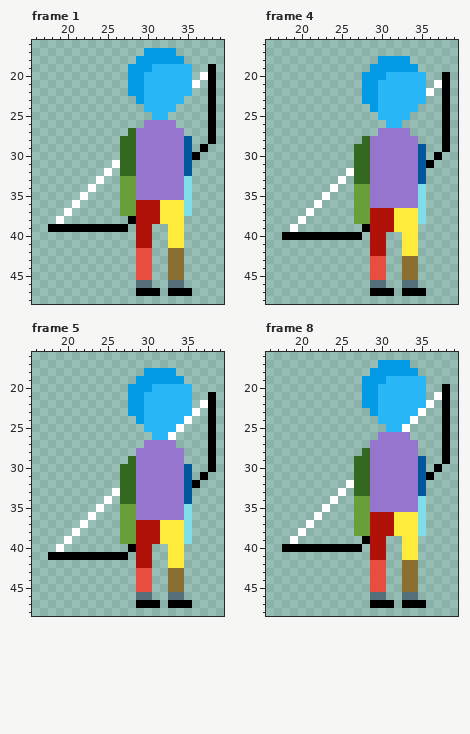
Pixel-art file: Assets/Sprites/Player/Idle/Right/Player_Idle_Right.aseprite. That is the earlier state.
64x64 pixels, 8 frames. Shown: frame 1: x 16..39, y 16..48; frame 4: x 16..39, y 16..48; frame 5: x 16..39, y 16..48; frame 8: x 16..39, y 16..48. The commit also changed other frames, which this record leaves out.
After:
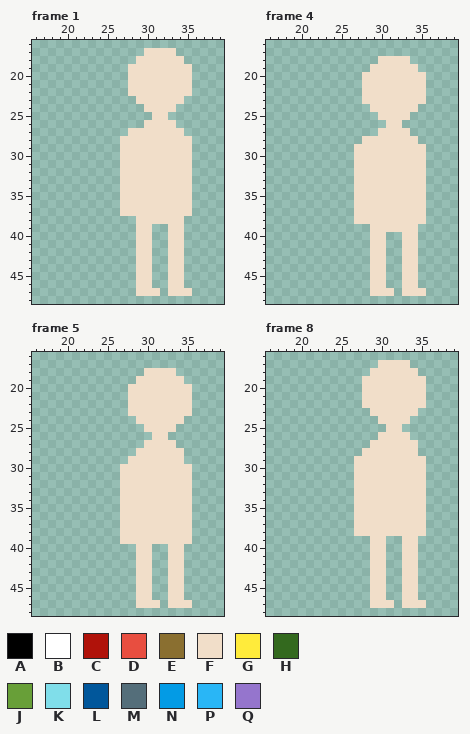
Palette (. is transparent): A #000000  B #ffffff  C #b0120a  D #e84e40  E #8a6f30  F #f1dec9  G #ffeb3b  H #33691e  J #689f38  K #80deea  L #01579b  M #546e7a  N #039be5  P #29b6f6  Q #9575cd
Changes in this commit:
layer "Bow" now hidden
layer "Player (Flat)" now hidden
layer "Body_Light" added
--- frame 1
@@ x 16..39 @@
 16 ........................
-17 ..............NNNN......
-18 .............NNNNNN.....
-19 ............NNNPPPPP..A.
-20 ............NNPPPPPP.BA.
-21 ............NNPPPPPPB.A.
-22 ............NNPPPPPP..A.
-23 .............NPPPPP...A.
-24 ..............PPPP....A.
-25 ...............PP.....A.
-26 ..............QQQQ....A.
-27 ............HQQQQQQ...A.
-28 ...........HHQQQQQQL..A.
-29 ...........HHQQQQQQL.A..
-30 ...........HHQQQQQQLA...
-31 ..........BHHQQQQQQL....
-32 .........B.HHQQQQQQL....
-33 ........B..JJQQQQQQK....
-34 .......B...JJQQQQQQK....
-35 ......B....JJQQQQQQK....
-36 .....B.....JJCCCGGGK....
-37 ....B......JJCCCGGGK....
-38 ...B........ACCCGGG.....
-39 ..AAAAAAAAAA.CC..GG.....
-40 .............CC..GG.....
-41 .............CC..GG.....
-42 .............DD..EE.....
-43 .............DD..EE.....
-44 .............DD..EE.....
-45 .............DD..EE.....
-46 .............MM..MM.....
-47 .............AAA.AAA....
+17 ..............FFFF......
+18 .............FFFFFF.....
+19 ............FFFFFFFF....
+20 ............FFFFFFFF....
+21 ............FFFFFFFF....
+22 ............FFFFFFFF....
+23 .............FFFFFF.....
+24 ..............FFFF......
+25 ...............FF.......
+26 ..............FFFF......
+27 ............FFFFFFF.....
+28 ...........FFFFFFFFF....
+29 ...........FFFFFFFFF....
+30 ...........FFFFFFFFF....
+31 ...........FFFFFFFFF....
+32 ...........FFFFFFFFF....
+33 ...........FFFFFFFFF....
+34 ...........FFFFFFFFF....
+35 ...........FFFFFFFFF....
+36 ...........FFFFFFFFF....
+37 ...........FFFFFFFFF....
+38 .............FFFFFF.....
+39 .............FF..FF.....
+40 .............FF..FF.....
+41 .............FF..FF.....
+42 .............FF..FF.....
+43 .............FF..FF.....
+44 .............FF..FF.....
+45 .............FF..FF.....
+46 .............FF..FF.....
+47 .............FFF.FFF....
 48 ........................
--- frame 4
@@ x 16..39 @@
 17 ........................
-18 ..............NNNN......
-19 .............NNNNNN.....
-20 ............NNNPPPPP..A.
-21 ............NNPPPPPP.BA.
-22 ............NNPPPPPPB.A.
-23 ............NNPPPPPP..A.
-24 .............NPPPPP...A.
-25 ..............PPPP....A.
-26 ...............PP.....A.
-27 ..............QQQQ....A.
-28 ............HQQQQQQ...A.
-29 ...........HHQQQQQQL..A.
-30 ...........HHQQQQQQL.A..
-31 ...........HHQQQQQQLA...
-32 ..........BHHQQQQQQL....
-33 .........B.HHQQQQQQL....
-34 ........B..JJQQQQQQK....
-35 .......B...JJQQQQQQK....
-36 ......B....JJQQQQQQK....
-37 .....B.....JJCCCGGGK....
-38 ....B......JJCCCGGGK....
-39 ...B........ACCCGGG.....
-40 ..AAAAAAAAAA.CC..GG.....
-41 .............CC..GG.....
-42 .............CC..GG.....
-43 .............DD..EE.....
-44 .............DD..EE.....
-45 .............DD..EE.....
-46 .............MM..MM.....
-47 .............AAA.AAA....
+18 ..............FFFF......
+19 .............FFFFFF.....
+20 ............FFFFFFFF....
+21 ............FFFFFFFF....
+22 ............FFFFFFFF....
+23 ............FFFFFFFF....
+24 .............FFFFFF.....
+25 ..............FFFF......
+26 ...............FF.......
+27 ..............FFFF......
+28 ............FFFFFFF.....
+29 ...........FFFFFFFFF....
+30 ...........FFFFFFFFF....
+31 ...........FFFFFFFFF....
+32 ...........FFFFFFFFF....
+33 ...........FFFFFFFFF....
+34 ...........FFFFFFFFF....
+35 ...........FFFFFFFFF....
+36 ...........FFFFFFFFF....
+37 ...........FFFFFFFFF....
+38 ...........FFFFFFFFF....
+39 .............FFFFFF.....
+40 .............FF..FF.....
+41 .............FF..FF.....
+42 .............FF..FF.....
+43 .............FF..FF.....
+44 .............FF..FF.....
+45 .............FF..FF.....
+46 .............FF..FF.....
+47 .............FFF.FFF....
 48 ........................
--- frame 5
@@ x 16..39 @@
 17 ........................
-18 ..............NNNN......
-19 .............NNNNNN.....
-20 ............NNNPPPPP....
-21 ............NNPPPPPP..A.
-22 ............NNPPPPPP.BA.
-23 ............NNPPPPPPB.A.
-24 .............NPPPPPB..A.
-25 ..............PPPPB...A.
-26 ...............PPB....A.
-27 ..............QQQQ....A.
-28 .............QQQQQQ...A.
-29 ............HQQQQQQ...A.
-30 ...........HHQQQQQQL..A.
-31 ...........HHQQQQQQL.A..
-32 ...........HHQQQQQQLA...
-33 ..........BHHQQQQQQL....
-34 .........B.HHQQQQQQL....
-35 ........B..JJQQQQQQK....
-36 .......B...JJQQQQQQK....
-37 ......B....JJCCCGGGK....
-38 .....B.....JJCCCGGGK....
-39 ....B......JJCCCGGGK....
-40 ...B........ACC..GG.....
-41 ..AAAAAAAAAA.CC..GG.....
-42 .............CC..GG.....
-43 .............DD..EE.....
-44 .............DD..EE.....
-45 .............DD..EE.....
-46 .............MM..MM.....
-47 .............AAA.AAA....
+18 ..............FFFF......
+19 .............FFFFFF.....
+20 ............FFFFFFFF....
+21 ............FFFFFFFF....
+22 ............FFFFFFFF....
+23 ............FFFFFFFF....
+24 .............FFFFFF.....
+25 ..............FFFF......
+26 ...............FF.......
+27 ..............FFFF......
+28 .............FFFFFF.....
+29 ............FFFFFFF.....
+30 ...........FFFFFFFFF....
+31 ...........FFFFFFFFF....
+32 ...........FFFFFFFFF....
+33 ...........FFFFFFFFF....
+34 ...........FFFFFFFFF....
+35 ...........FFFFFFFFF....
+36 ...........FFFFFFFFF....
+37 ...........FFFFFFFFF....
+38 ...........FFFFFFFFF....
+39 ...........FFFFFFFFF....
+40 .............FF..FF.....
+41 .............FF..FF.....
+42 .............FF..FF.....
+43 .............FF..FF.....
+44 .............FF..FF.....
+45 .............FF..FF.....
+46 .............FF..FF.....
+47 .............FFF.FFF....
 48 ........................
--- frame 8
@@ x 16..39 @@
 16 ........................
-17 ..............NNNN......
-18 .............NNNNNN.....
-19 ............NNNPPPPP....
-20 ............NNPPPPPP..A.
-21 ............NNPPPPPP.BA.
-22 ............NNPPPPPPB.A.
-23 .............NPPPPPB..A.
-24 ..............PPPPB...A.
-25 ...............PPB....A.
-26 ..............QQQQ....A.
-27 .............QQQQQQ...A.
-28 ............HQQQQQQ...A.
-29 ...........HHQQQQQQL..A.
-30 ...........HHQQQQQQL.A..
-31 ...........HHQQQQQQLA...
-32 ..........BHHQQQQQQL....
-33 .........B.HHQQQQQQL....
-34 ........B..JJQQQQQQK....
-35 .......B...JJQQQQQQK....
-36 ......B....JJCCCGGGK....
-37 .....B.....JJCCCGGGK....
-38 ....B......JJCCCGGGK....
-39 ...B........ACC..GG.....
-40 ..AAAAAAAAAA.CC..GG.....
-41 .............CC..GG.....
-42 .............DD..EE.....
-43 .............DD..EE.....
-44 .............DD..EE.....
-45 .............DD..EE.....
-46 .............MM..MM.....
-47 .............AAA.AAA....
+17 ..............FFFF......
+18 .............FFFFFF.....
+19 ............FFFFFFFF....
+20 ............FFFFFFFF....
+21 ............FFFFFFFF....
+22 ............FFFFFFFF....
+23 .............FFFFFF.....
+24 ..............FFFF......
+25 ...............FF.......
+26 ..............FFFF......
+27 .............FFFFFF.....
+28 ............FFFFFFF.....
+29 ...........FFFFFFFFF....
+30 ...........FFFFFFFFF....
+31 ...........FFFFFFFFF....
+32 ...........FFFFFFFFF....
+33 ...........FFFFFFFFF....
+34 ...........FFFFFFFFF....
+35 ...........FFFFFFFFF....
+36 ...........FFFFFFFFF....
+37 ...........FFFFFFFFF....
+38 ...........FFFFFFFFF....
+39 .............FF..FF.....
+40 .............FF..FF.....
+41 .............FF..FF.....
+42 .............FF..FF.....
+43 .............FF..FF.....
+44 .............FF..FF.....
+45 .............FF..FF.....
+46 .............FF..FF.....
+47 .............FFF.FFF....
 48 ........................
Changed places in both pictures, as pixel boxes (x1, y1, x2, y2):
changed: (48, 48, 216, 296)
changed: (282, 56, 450, 296)
changed: (48, 368, 216, 608)
changed: (282, 360, 450, 608)
